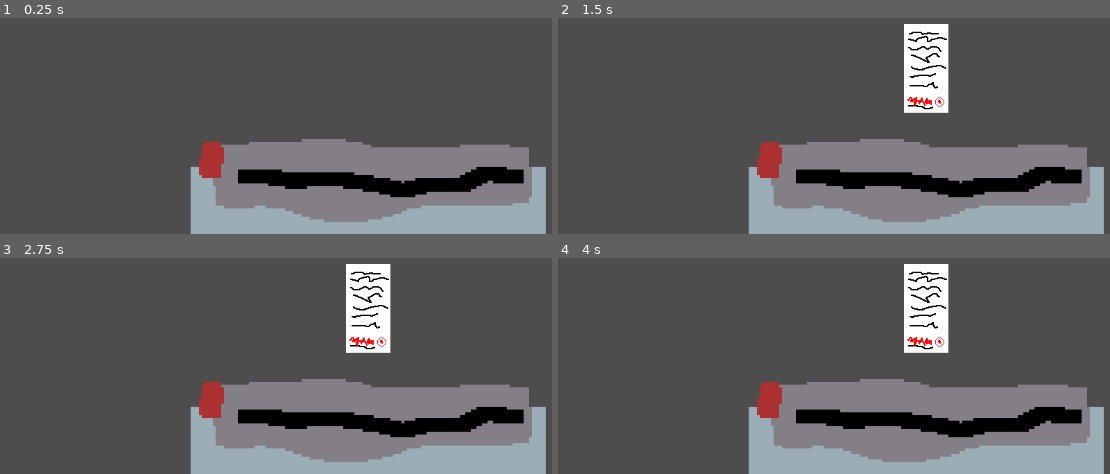
Above: before the commit, frames 1-4 (two rows, left to right).
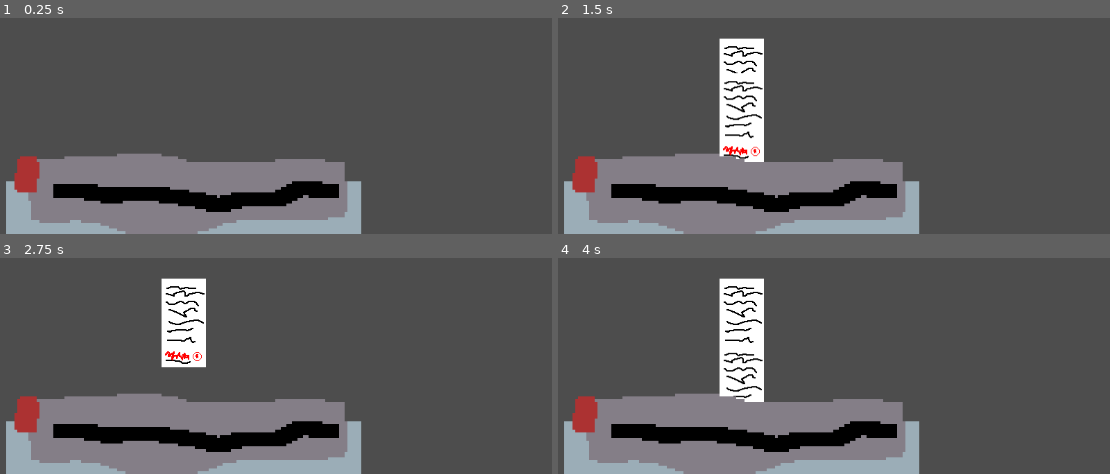
Above: after the commit, the same moments.

Repository: AdmiralOctavius/MailManagerProject
Game: Godot game, scene res://room.tscn
Same seed, same stepped clock (60 frames per second), same inputs: the game is played once before the commit and once after it.
Inputs (mouse positions are in pixels of both pictures, inside the frame that each line leads up to):
- Up to frame 1 (0.25 s): no input
- Up to frame 2 (1.5 s): tap Enter at 0.5 s; move the mouse to (outside the picture) at 0.52 s; hold Space (Print) 0.53-1.28 s; move the mouse to (927, 67) at 1.27 s; click (927, 67) at 1.35 s
- Up to frame 3 (2.75 s): tap Space (Print) at 1.55, 2 s; hold Space (Print) from 2.03 s (still down)
- Up to frame 4 (4 s): release Space (Print) at 2.78 s; tap Space (Print) at 2.85, 3.8 s; press the mouse at (927, 307) at 3.53 s

The runs differ from the first frame. In frame 1, 33% of the frame differs, in the area x 1-99%, y 56-100%; in frame 2, 41%; in frame 3, 40%; in frame 4, 41%, in the area x 1-99%, y 2-100%.

Commit message:
Added New Page movement

Diff:
--- a/printer.gd
+++ b/printer.gd
@@ -3,23 +3,46 @@
 var document = load("res://page_template.tscn")
 @export var spawn_scene: PackedScene
 @export var scene_root: Node2D
-var printerEnd: Node2D
-
-func _ready():
-	printerEnd = get_child(0)
+@export var printerEnd: Node2D
+@export var printerStart: Node2D
+var pagePrinting: bool
+@export var SPEED = 250
+var destination: Vector2
+var lastPage: Node2D
+#func _ready():
+	#printerEnd = get_child(0)
 
 func get_input():
 	if Input.is_action_pressed("Print"):
-		print_debug("Mouse click recieved")
-		printDocument(spawn_scene)
+		if(pagePrinting != true):
+			print_debug("Mouse click recieved")
+			printDocument(spawn_scene)
 
 
 func printDocument(_spawn_scene := spawn_scene) -> void:
 	var page := _spawn_scene.instantiate() as Node2D
-
 	scene_root.add_child(page)
-
-	page.global_position = printerEnd.global_position
+	page.global_position = printerStart.global_position
+	page.z_index = 1
+	lastPage = page
+	set_destination(printerEnd)
+	pagePrinting = true
 
 func _process(delta: float) -> void:
 	get_input()
+
+	if(pagePrinting):
+		var distance_to_destination
+		var distance_to_move
+		if lastPage.position != destination:
+			distance_to_destination = lastPage.position.distance_to(destination)
+			distance_to_move = SPEED * delta
+			if abs(distance_to_destination) < abs(distance_to_move):
+				distance_to_move = distance_to_destination
+			lastPage.position += lastPage.position.direction_to(destination) * distance_to_move
+		if(lastPage.position == destination):
+			pagePrinting = false
+
+func set_destination(new_destination):
+	destination = new_destination.global_position
+	print("new_destination:", new_destination)
--- a/room.tscn
+++ b/room.tscn
@@ -6,11 +6,14 @@
 
 [node name="Room" type="Node2D"]
 
-[node name="Printer" type="Node2D" parent="." node_paths=PackedStringArray("scene_root")]
-position = Vector2(838, 551)
+[node name="Printer" type="Node2D" parent="." node_paths=PackedStringArray("scene_root", "printerEnd", "printerStart")]
+z_index = 2
+position = Vector2(572, 572)
 script = ExtResource("2_4o3f6")
 spawn_scene = ExtResource("1_88gup")
 scene_root = NodePath("..")
+printerEnd = NodePath("SpawnerEndPoint")
+printerStart = NodePath("SpawnerStartPoint")
 
 [node name="SpawnerEndPoint" type="Node2D" parent="Printer"]
 position = Vector2(0, -142)
